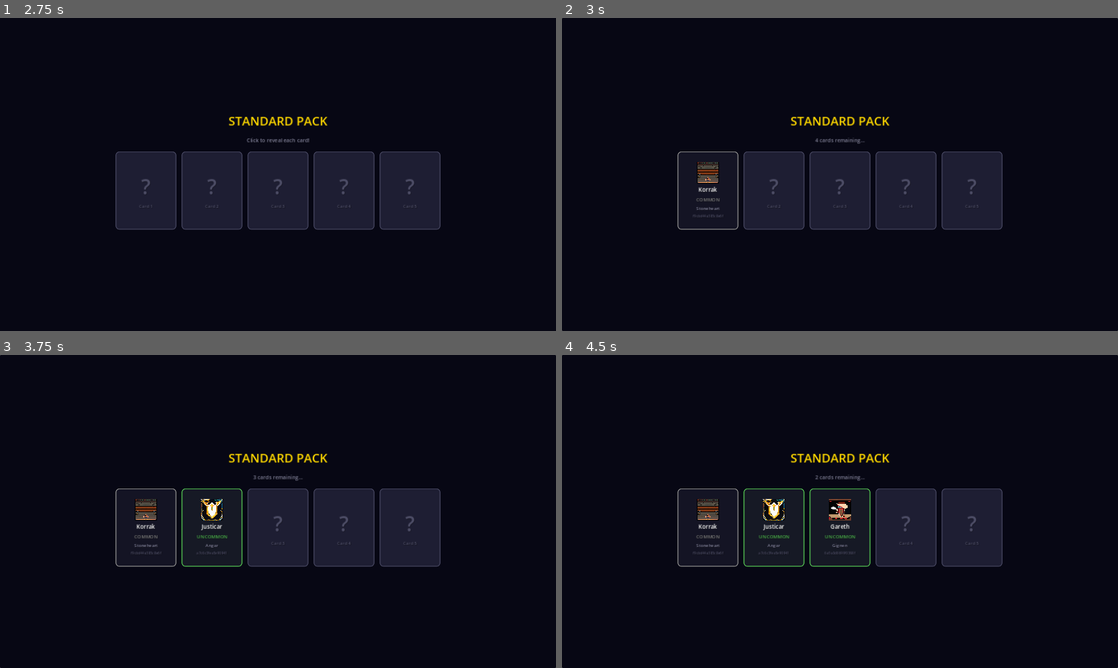
Above: before the commit, frames 1-4 (two rows, left to right).
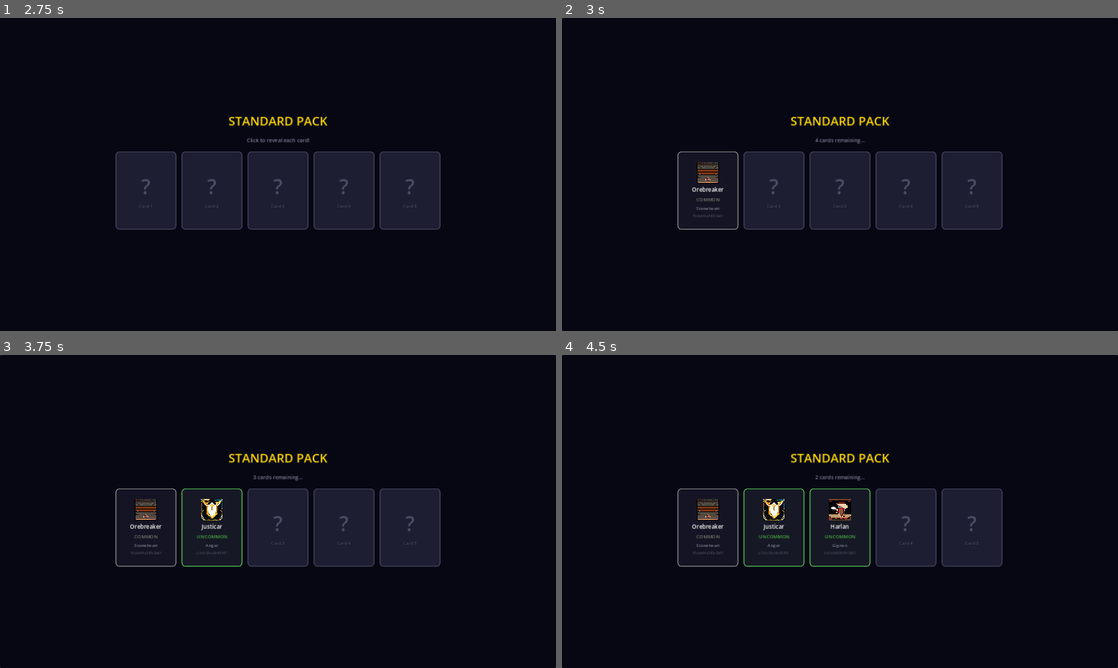
Above: after the commit, the same moments.

Repository: look-itsaxiom/summoners-grid
Game: Godot game, scene res://scenes/login.tscn
Two runs of this game, one before a commit and one after it. Both use one fixed random seed, a clock stepped at 60 frames per second and the inputs below.
Inputs (mouse positions are in pixels of both pictures, inside the frame that each line leads up to):
- Up to frame 1 (2.75 s): click "PLAY" at 0.5 s; click "Pack Store" at 1.25 s; click "BUY PACK" at 2 s
- Up to frame 2 (3 s): click (840, 174) at 2.75 s
- Up to frame 3 (3.75 s): click (278, 511) at 3.5 s
- Up to frame 4 (4.5 s): click (840, 511) at 4.25 s

Frame 1 is identical in both runs. In frame 2, less than 0.1% of the frame differs, in the area x 23-30%, y 53-56%; in frame 3, less than 0.1%; in frame 4, less than 0.1%, in the area x 23-52%, y 53-56%.

Commit message:
feat: 210 unique card names — 30 per species
Doubled name pools for all 7 species. Cards feel unique much
longer before name collisions occur.

Co-Authored-By: Claude Opus 4.6 (1M context) <noreply@anthropic.com>

Diff:
--- a/godot/scripts/ui/pack_store.gd
+++ b/godot/scripts/ui/pack_store.gd
@@ -224,15 +224,15 @@
 func _generate_local_pack(pack_size: int) -> Array:
 	var species_list := ["gignen", "fae", "stoneheart", "wilderling", "angar", "demar", "creptilis"]
 
-	# Species-themed name pools for more immersive card names
+	# Species-themed name pools — 30+ per species for variety
 	var species_names := {
-		"gignen": ["Aldric", "Brennan", "Cedric", "Darian", "Elric …(79 unchanged characters)… owan", "Soren", "Thane", "Varen", "Wren"],
-		"fae": ["Aelindra", "Briseis", "Caelum", "Dewshine", "Elow …(85 unchanged characters)… , "Sylaris", "Thistledown", "Willowmere"],
-		"stoneheart": ["Anvil", "Boulderkin", "Cragmore", "Durnhel …(93 unchanged characters)… fist", "Rumblor", "Slatejaw", "Tungsten"],
-		"wilderling": ["Ashfang", "Bristleclaw", "Cindermane", "Du …(108 unchanged characters)… ", "Shadowpaw", "Thornfur", "Windrunner"],
-		"angar": ["Aethon", "Brighthelm", "Celestine", "Divinor",  …(89 unchanged characters)… per", "Radiance", "Seraphiel", "Valoris"],
-		"demar": ["Ashwick", "Blightcurse", "Charscribe", "Doomwea …(104 unchanged characters)… ", "Pyrestitch", "Shadowink", "Vexshade"],
-		"creptilis": ["Basilisk", "Cobriel", "Dracofen", "Frostsca …(86 unchanged characters)… ", "Salamandrix", "Taipanos", "Viperion"],
+		"gignen": ["Aldric", "Brennan", "Cedric", "Darian", "Elric …(79 unchanged characters)… owan", "Soren", "Thane", "Varen", "Wren", "Alistair", "Brock", "Dorian", "Fenwick", "Griffin", "Harlan", "Jasper", "Kellan", "Magnus", "Orion", "Phelan", "Ryland"],
+		"fae": ["Aelindra", "Briseis", "Caelum", "Dewshine", "Elow …(85 unchanged characters)… , "Sylaris", "Thistledown", "Willowmere", "Ambrosine", "Crystallia", "Dawnpetal", "Ethereia", "Floranis", "Gossamer", "Honeydew", "Iridia", "Juniperleaf", "Moonwhisper", "Petalwind", "Shimmerleaf", "Starbloom", "Twillia"],
+		"stoneheart": ["Anvil", "Boulderkin", "Cragmore", "Durnhel …(93 unchanged characters)… fist", "Rumblor", "Slatejaw", "Tungsten", "Basaltus", "Cobaltjaw", "Deepforge", "Embervein", "Flintridge", "Gravelguard", "Ironhelm", "Kragstone", "Orebreaker", "Peakshield", "Runeforge", "Steelvein", "Titangrip", "Understone", "Zincore"],
+		"wilderling": ["Ashfang", "Bristleclaw", "Cindermane", "Du …(108 unchanged characters)… ", "Shadowpaw", "Thornfur", "Windrunner", "Bloodfang", "Copperclaw", "Dirtrunner", "Emberhowl", "Frostbite", "Gravetooth", "Hawkeye", "Irontusk", "Jagscar", "Longclaw", "Mudslider", "Pinefang", "Sharphide", "Stormhowl", "Venomfur"],
+		"angar": ["Aethon", "Brighthelm", "Celestine", "Divinor",  …(89 unchanged characters)… per", "Radiance", "Seraphiel", "Valoris", "Aurelius", "Benedictus", "Concordia", "Devotion", "Empyrean", "Faithguard", "Gracewing", "Holybright", "Invictus", "Justarius", "Keraphim", "Lightbearer", "Merciful", "Noblecrown", "Providence"],
+		"demar": ["Ashwick", "Blightcurse", "Charscribe", "Doomwea …(104 unchanged characters)… ", "Pyrestitch", "Shadowink", "Vexshade", "Acidquill", "Brimthorn", "Cryptflame", "Darkbrand", "Evilgrin", "Fellmark", "Gloomhex", "Hellscrawl", "Impburn", "Jestercurse", "Knifetongue", "Lichwhisper", "Madmark", "Nightpact", "Plaguescrawl"],
+		"creptilis": ["Basilisk", "Cobriel", "Dracofen", "Frostsca …(86 unchanged characters)… ", "Salamandrix", "Taipanos", "Viperion", "Amphibus", "Chamelios", "Dracolis", "Elapidae", "Fangcoil", "Gatorix", "Herpeton", "Iguanox", "Jawscale", "Kingcobra", "Lizardos", "Monitors", "Newtera", "Ophidius", "Rattlescale"],
 	}
 
 	var cards: Array = []
